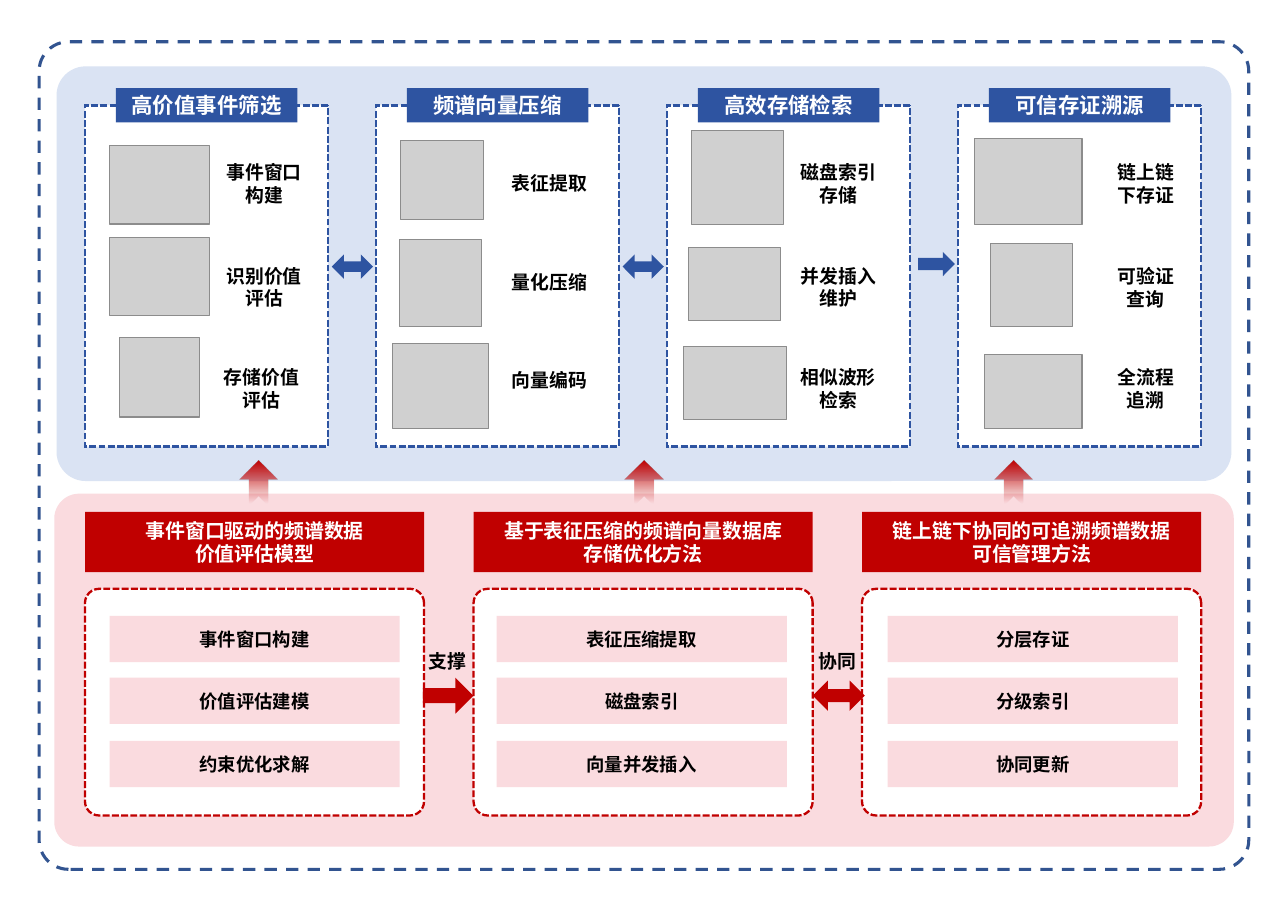
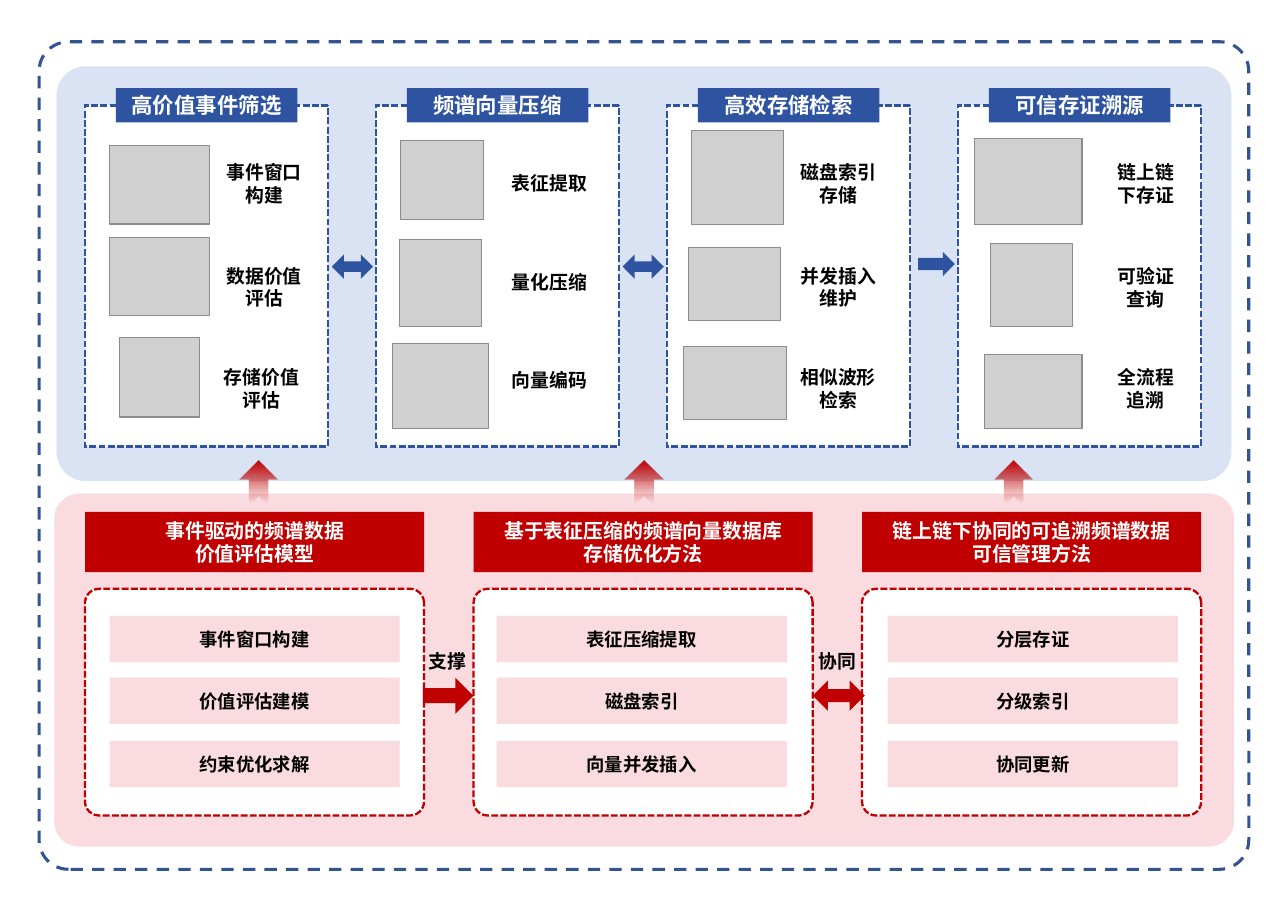
Before and after one commit to yeshu8zpf/NSFC_MCI, a slide deck: slide 1 of 军民融合/ppt/2.pptx. Drawn at 1288x911 pixels with LibreOffice and Linux fonts; fonts in the diff are those of the drawing; grey boxes stand for pictures. Boxes give left, top, right and bottom in pixels: in the first picture for what was removed or moved away, otherwise in the second. Text is boxed around its words. In the diff, an @@ line names an element or a change of style, - is before the commit and + after.

```diff
--- a/军民融合/ppt/2.pptx
+++ b/军民融合/ppt/2.pptx
@@ text at (226,267,302,307): text changed @@
-识别价值评估
+数据价值评估
@@ text in rectangle at (165,521,344,540): text changed @@
-事件窗口驱动的频谱数据
+事件驱动的频谱数据
```
Also in this commit, not shown: 4 other files.
